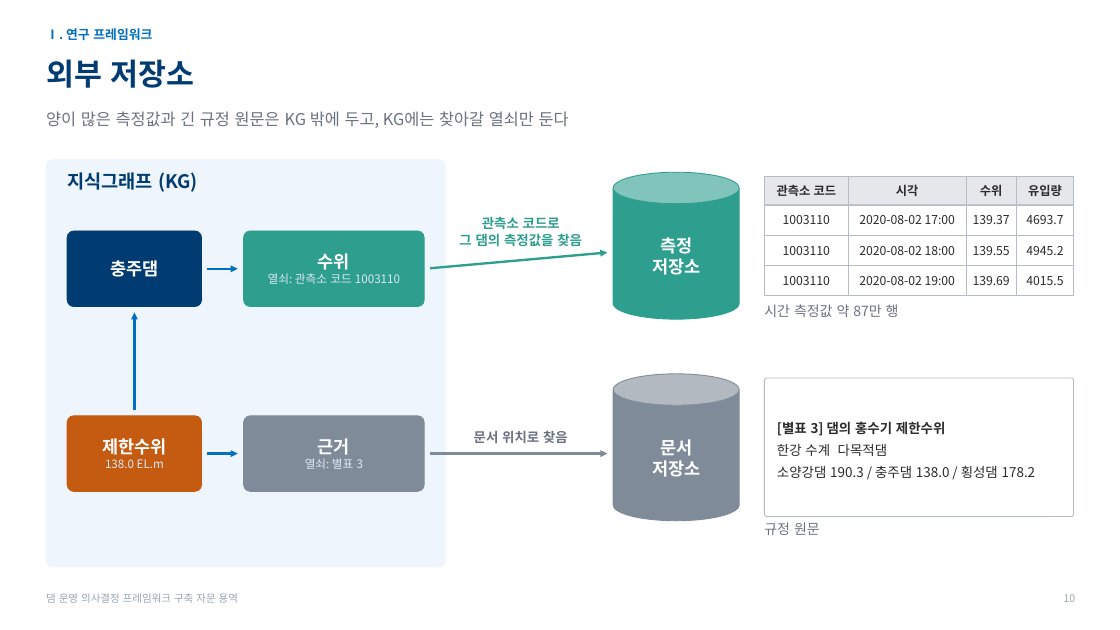
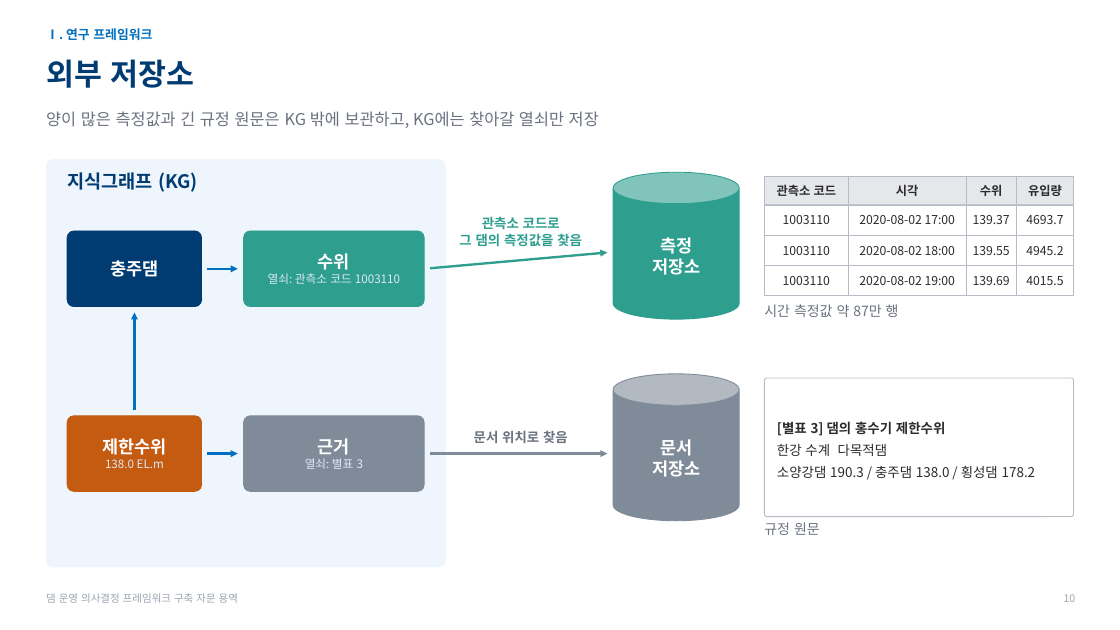
Before and after one commit to mkm1119/KGRAG-LLM, a slide deck: slide 10 of project_khnp/2026.11.26_한강수력본부_발표자료_초안.pptx. Drawn at 1120x630 pixels with LibreOffice and Linux fonts; fonts in the diff are those of the drawing; background and template pictures are left out. Boxes give left, top, right and bottom in pixels: in the first picture for what was removed or moved away, otherwise in the second. Text is boxed around its words. In the diff, an @@ line names an element or a change of style, - is before the commit and + after.

```diff
--- a/project_khnp/2026.11.26_한강수력본부_발표자료_초안.pptx
+++ b/project_khnp/2026.11.26_한강수력본부_발표자료_초안.pptx
@@ text at [46, 111, 599, 128]: text changed @@
-양이 많은 측정값과 긴 규정 원문은 KG 밖에 두고, KG에는 찾아갈 열쇠만 둔다
+양이 많은 측정값과 긴 규정 원문은 KG 밖에 보관하고, KG에는 찾아갈 열쇠만 저장
```
Also in this commit, not shown: 5 other slides changed, 1 other file.
